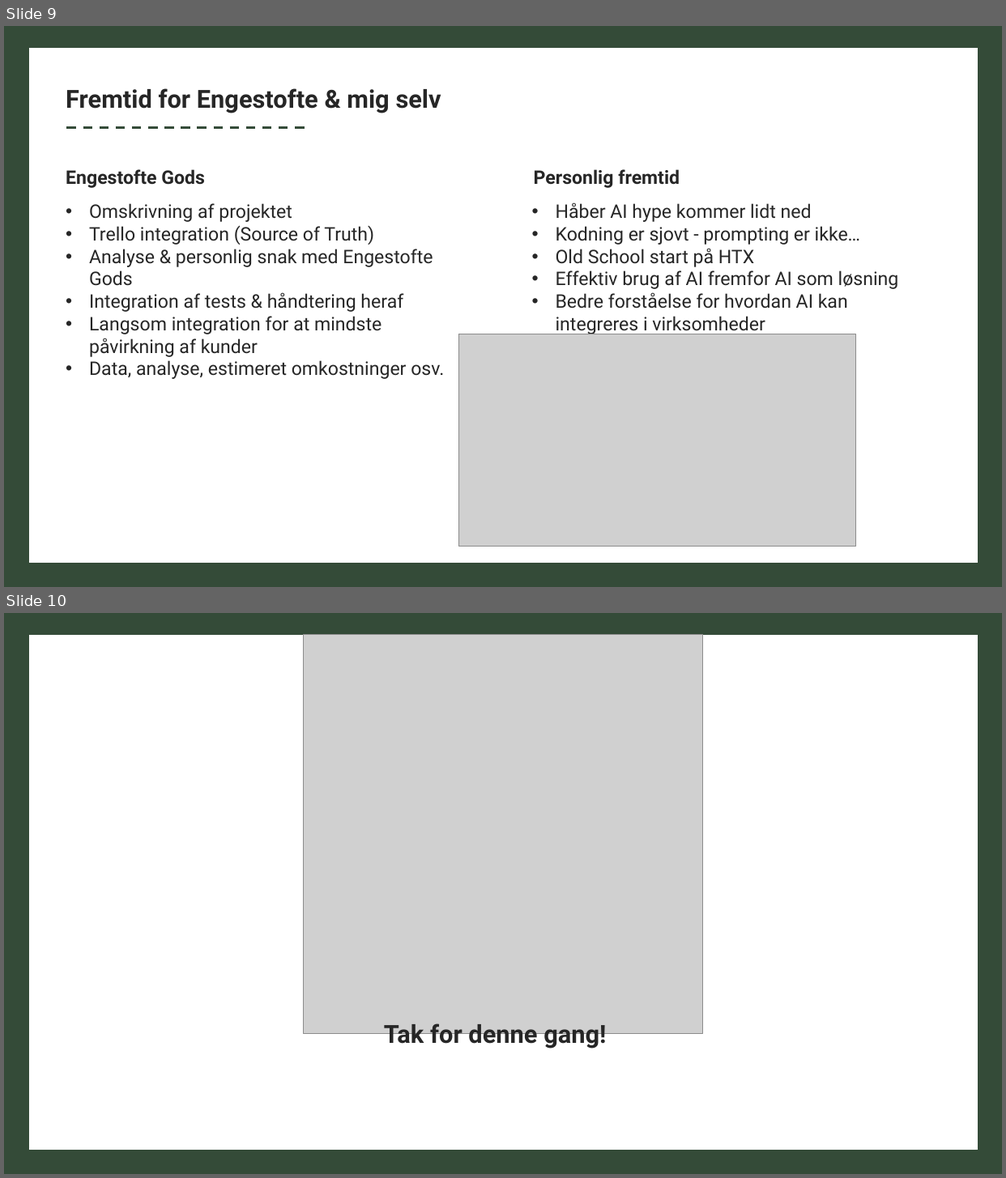
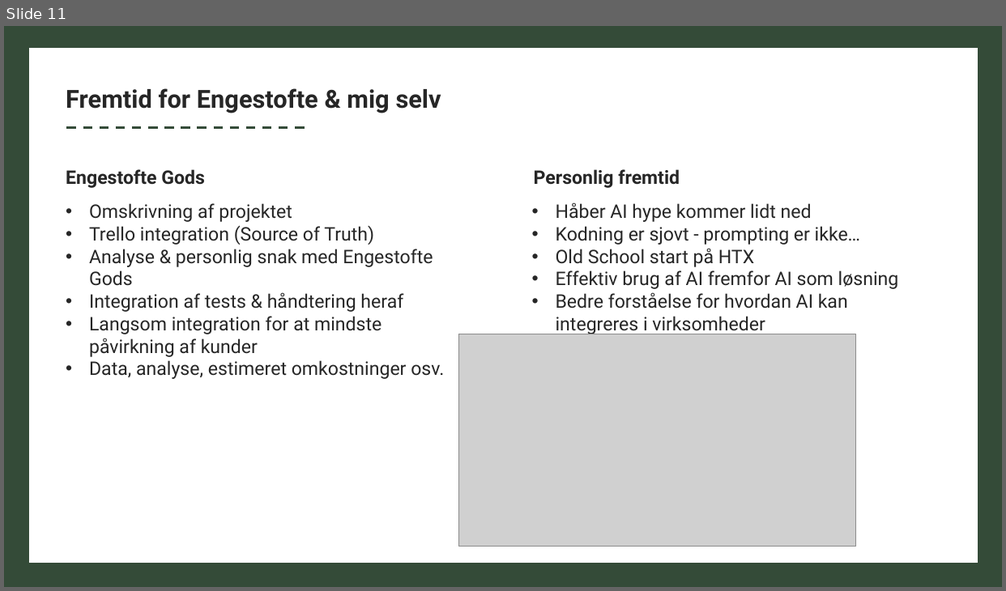
Before and after one commit to Guacamoleboy/engestofte-gods, a slide deck: exam/exam.pptx. Shown one above the other, each under a label of ours: slides 9 and 10 before the commit, slide 11 after it. The pictures are 1006x1178 and 1006x591 pixels, drawn with LibreOffice and Linux fonts; fonts in the diff are those of the drawing; grey boxes stand for pictures. Boxes give left, top, right and bottom in pixels: in the first picture for what was removed or moved away, otherwise in the second. Text is boxed around its words. In the diff, an @@ line names an element or a change of style, - is before the commit and + after.

```diff
--- a/exam/exam.pptx
+++ b/exam/exam.pptx
@@ slide 10 removed at [4,613,1002,1174], background #FFFFFF @@
@@ rectangle removed at [16,622,991,1163] @@
@@ picture removed at [304,634,703,1033] @@
@@ text removed at [384,1024,606,1050] @@
-Tak for denne gang!
@@ what was slide 9 is now slide 11 @@
```
Also in this commit, not shown: 3 slides added, 3 other files.
